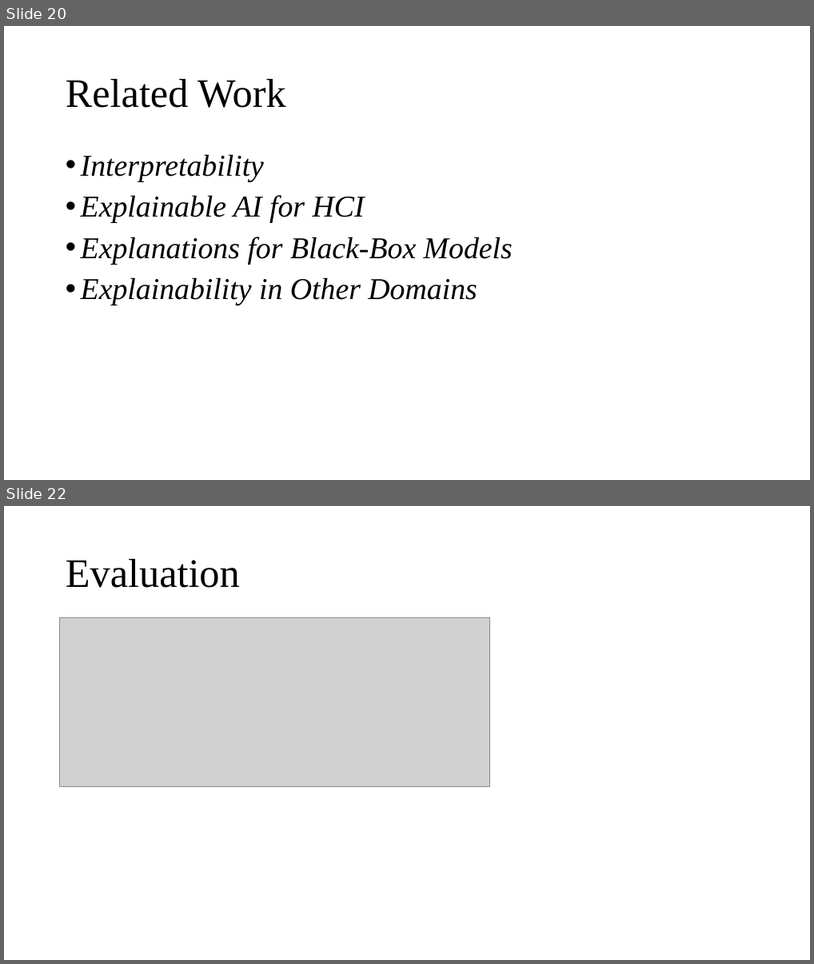
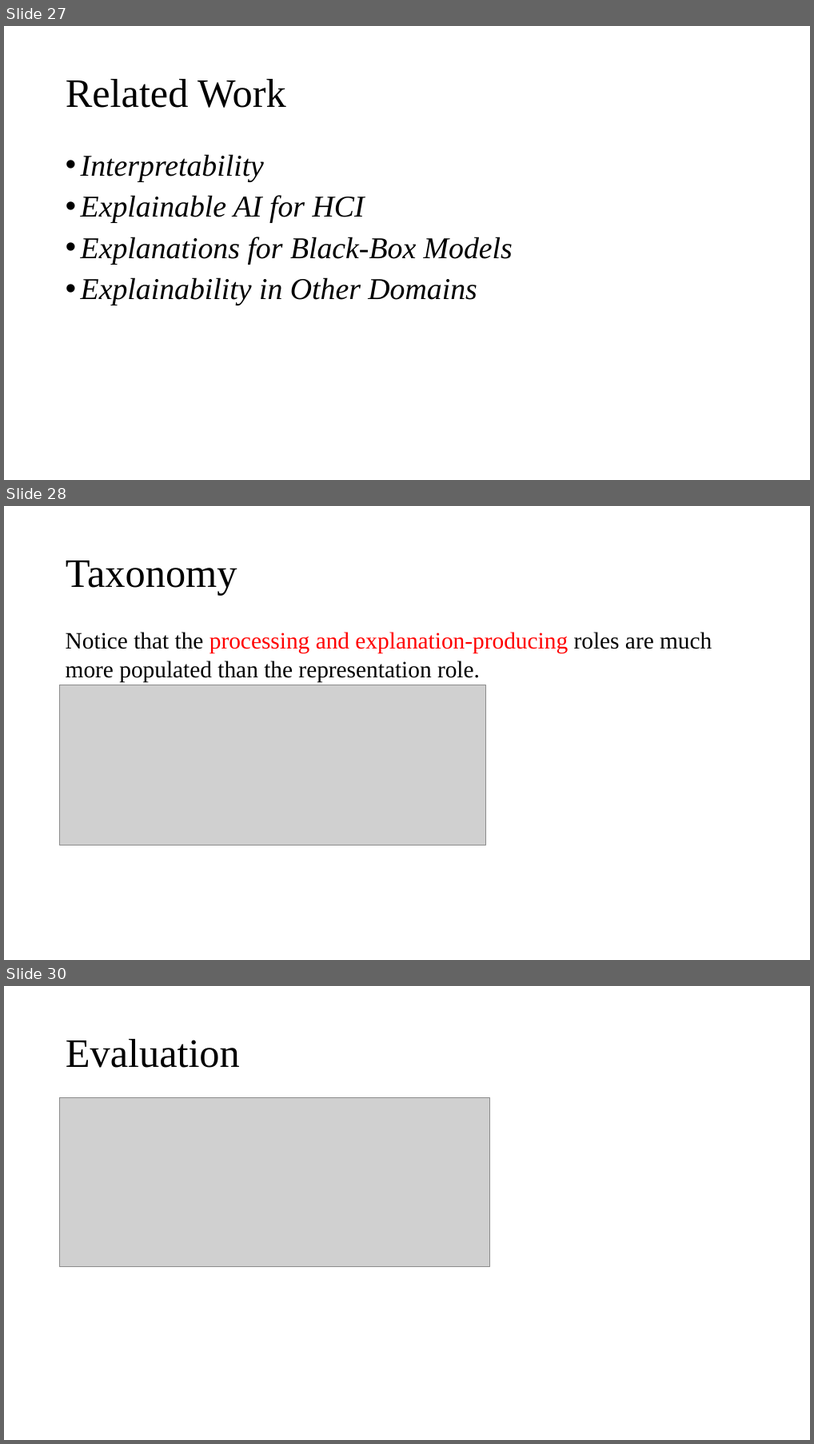
Before and after one commit to cloudspurs/klz, a slide deck: computer_science/ai/xai/papers/explaining_explanations_an_overview_of_interpretability_of_machine_learning.pptx. Shown one above the other, each under a label of ours: slides 20 and 22 before the commit, slides 27, 28 and 30 after it; the slides between them are not shown. The pictures are 814x964 and 814x1444 pixels, drawn with LibreOffice and Linux fonts; fonts in the diff are those of the drawing; grey boxes stand for pictures. Boxes give left, top, right and bottom in pixels: in the first picture for what was removed or moved away, otherwise in the second. Text is boxed around its words. In the diff, an @@ line names an element or a change of style, - is before the commit and + after.

```diff
--- a/computer_science/ai/xai/papers/explaining_explanations_an_overview_of_interpretability_of_machine_learning.pptx
+++ b/computer_science/ai/xai/papers/explaining_explanations_an_overview_of_interpretability_of_machine_learning.pptx
@@ slide 28 added at <box>4,506,810,960</box>, background #FFFFFF @@
@@ title added at <box>66,560,238,595</box>, 48 pt, text #000000 @@
+Taxonomy
@@ text added at <box>66,632,712,682</box>, 28 pt, text #000000 @@
+Notice that the processing and explanation-producing roles are much more populated than the representation role.
@@ picture added at <box>60,684,486,844</box> @@
@@ what was slide 20 is now slide 27 @@
@@ what was slide 22 is now slide 30 @@
```
Also in this commit, not shown: 2 slides changed, 8 other slides added, 1 slide removed, 41 other files.
